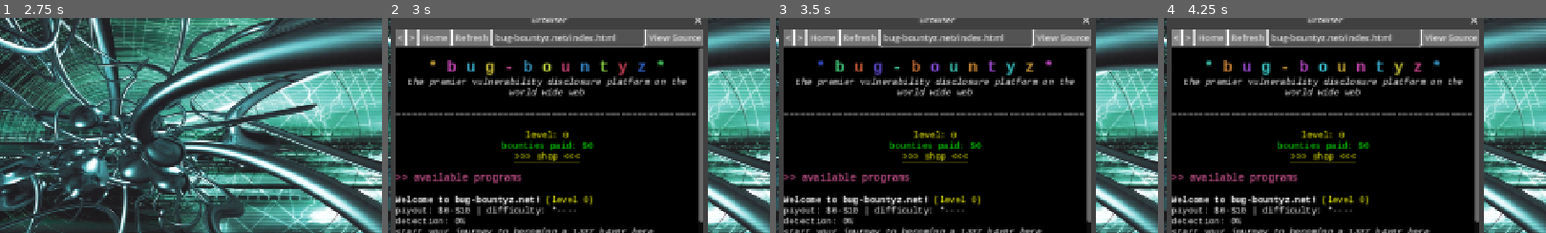
Above: before the commit, frames 1-4 (left to right).
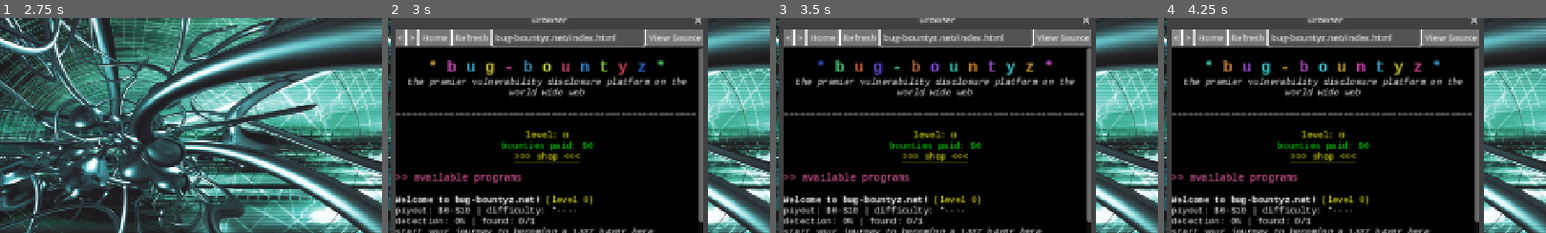
Above: after the commit, the same moments.

Repository: samiser/bug-bountyz
Game: Godot game, scene res://main.tscn
The game is run twice, just before and just after one commit, with the same random seed, the same clock (stepped at 60 frames per second) and the same inputs.
Inputs (mouse positions are % of the whole screen's width and height, from its top left):
- Up to frame 1 (2.75 s): click "Unlock Everything" at 0.5 s; click "Unlock Everything" at 1.25 s; click "Unlock Everything" at 2 s
- Up to frame 2 (3 s): tap Enter at 2.75 s; move the mouse to (6, 13) at 2.77 s; click (6, 13) at 2.92 s
- Up to frame 3 (3.5 s): no input
- Up to frame 4 (4.25 s): click "<" at 3.5 s
The pictures show only the part of the screen within x 29-79%, y 21-71%; the shares and areas given below are measured in that part.

Frame 1 is identical in both runs. In frame 2, 0.3% of the frame differs, in the area x 22-39%, y 92-97%; in frame 3, 0.3%; in frame 4, 0.3%.

Commit message:
added found counter

Diff:
--- a/resources/sites/bug-bountyz.net/backstage.tres
+++ b/resources/sites/bug-bountyz.net/backstage.tres
@@ -14,7 +14,6 @@
 
 on this form you can select an endpoint, a class and specifics. you can read more about what those are in [url=action://open_wiki/vulns][color=cyan]your wiki[/color][/url], but in this case you'll want to pick:
 
-   -endpoint: [b]bug-bountyz.net/backstage.html[/b]
    -class: [b]Authentication Bypass[/b]
    -specifics: [b]Missing Authentication Check[/b]
    -proof: the page capture
--- a/scripts/autoloads/engagement.gd
+++ b/scripts/autoloads/engagement.gd
@@ -159,3 +159,11 @@
 
 func is_finding_claimed(key: String) -> bool:
 	return claimed_findings.has(key)
+
+func count_claimed_findings(bounty_id: String) -> int:
+	var prefix := bounty_id + "::"
+	var count := 0
+	for key in claimed_findings:
+		if key.begins_with(prefix):
+			count += 1
+	return count
--- a/scripts/platform_page.gd
+++ b/scripts/platform_page.gd
@@ -24,11 +24,12 @@
 
 const ENTRY_TEMPLATE := """[b]%s[/b] [color=yellow](level %d)[/color]
 payout: $%d-$%d | difficulty: %s
-detection: %d%%
+detection: %d%% | found: %d/%d
 [i]%s[/i]
 [url=%s][color=cyan]>>> go to engagement <<<[/color][/url] [url=%s][color=red]>>> report finding <<<[/color][/url]"""
 
 const BURNED_TEMPLATE := """[b]%s[/b] [color=red][BURNED][/color]
+found: %d/%d
 [i]engagement closed by detection. no further submissions.[/i]"""
 
 func get_content() -> String:
@@ -40,7 +41,11 @@
 		if b.required_level > Engagement.level:
 			continue
 		if Engagement.is_burned(b.id):
-			entries.append(BURNED_TEMPLATE % b.program_name)
+			entries.append(BURNED_TEMPLATE % [
+				b.program_name,
+				Engagement.count_claimed_findings(b.id),
+				b.findings.size(),
+			])
 			continue
 		var stars := "*".repeat(b.difficulty) + "-".repeat(5 - b.difficulty)
 		entries.append(ENTRY_TEMPLATE % [
@@ -50,6 +55,8 @@
 			b.payout_max,
 			stars,
 			Engagement.get_detection(b.id),
+			Engagement.count_claimed_findings(b.id),
+			b.findings.size(),
 			b.scope,
 			Url.to_url(b.target_page),
 			"action://report/" + b.id,
